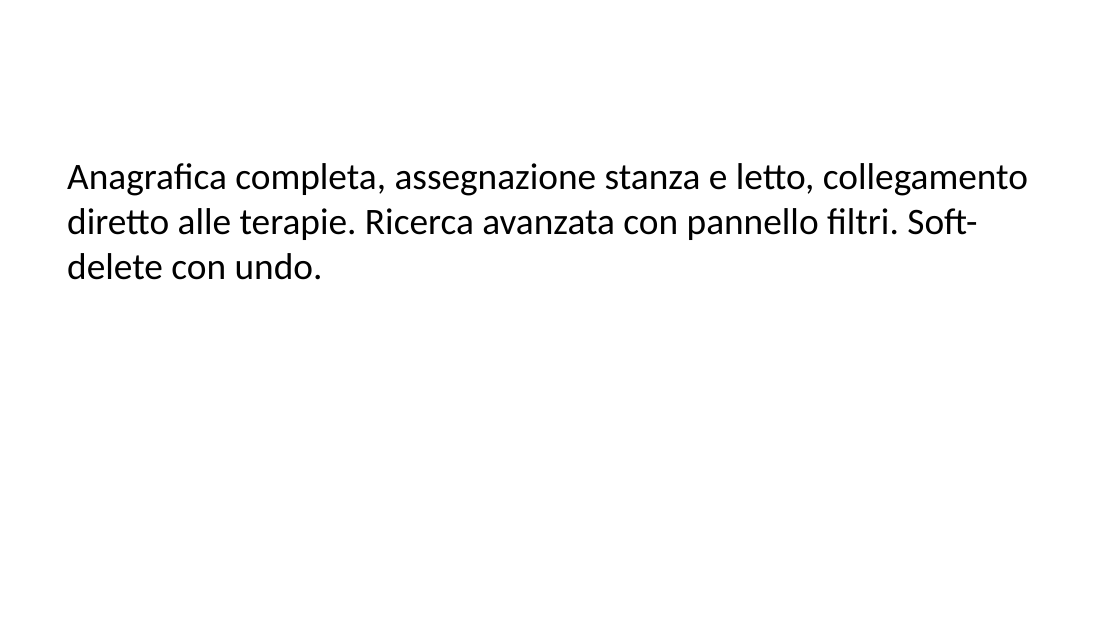
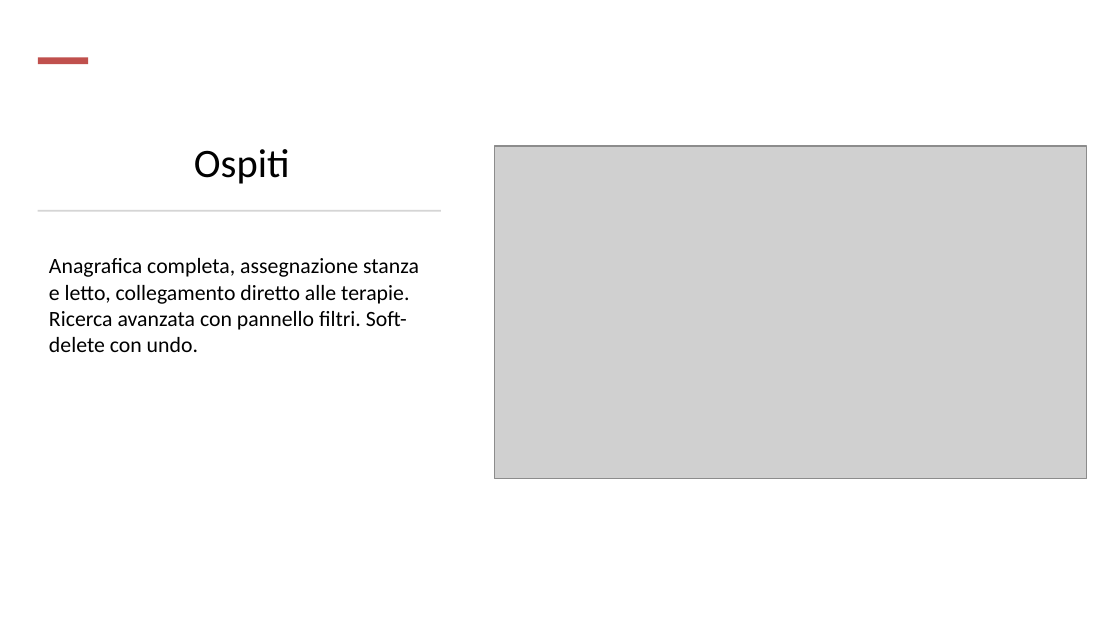
Before and after one commit to vgrazian/MediTrace, a slide deck: slide 3 of docs/presentation/medi-trace-editable.pptx (slide 5 before the commit). Drawn at 1120x630 pixels with LibreOffice and Linux fonts; fonts in the diff are those of the drawing; grey boxes stand for pictures. Boxes give left, top, right and bottom in pixels: in the first picture for what was removed or moved away, otherwise in the second. Text is boxed around its words. In the diff, an @@ line names an element or a change of style, - is before the commit and + after.

```diff
--- a/docs/presentation/medi-trace-editable.pptx
+++ b/docs/presentation/medi-trace-editable.pptx
@@ rectangle added at [38, 58, 88, 64], fill #C0504D @@
@@ title added at [194, 149, 290, 184], 26 pt, text #000000 @@
+Ospiti
@@ picture added at [495, 146, 1086, 478] @@
@@ rectangle added at [38, 209, 441, 211], fill #D5D5D5 @@
@@ text "Anagrafica completa, assegnazione stanza e ...": place and size @@
-text "Anagrafica completa, assegnazione stanza e ..." at [67, 163, 1028, 280]
+text "Anagrafica completa, assegnazione stanza e ..." at [49, 258, 419, 352]
@@ text "Anagrafica completa, assegnazione stanza e ..." at [49, 258, 419, 352]: size 24 to 14 pt; less space between paragraphs @@
```
Also in this commit, not shown: 15 other slides changed, 1 slide added, 10 slides removed, 27 other files.
